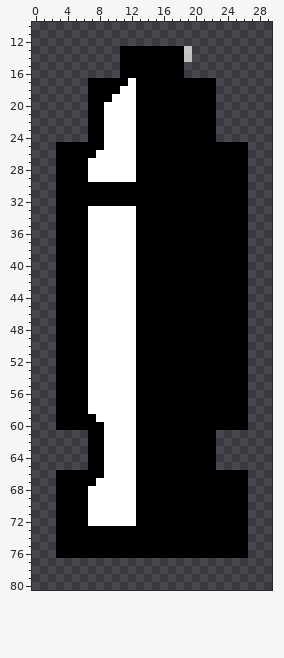
Sprite sheet -- img/BalaCargada.png. Above: the version before the commit.
The file is 32x90 pixels. Shown: x 0..29, y 10..80.
After:
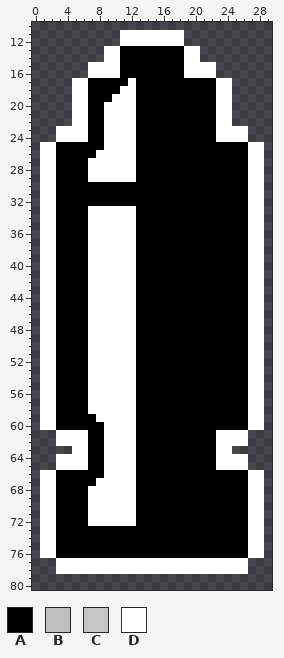
Palette (. is transparent): A #000000  B #c0c0c0  C #c6c6c6  D #ffffff
Changes in this commit:
y 11..12: x 11..18 ........ -> DDDDDDDD
y 13: x 9..10 .. -> DD; x 19..20 C. -> DD
y 14: x 9..10 .. -> DD; x 19..20 B. -> DD
y 15..16: x 7..10 .... -> DDDD; x 19..22 .... -> DDDD
y 17..22: x 5..6 .. -> DD; x 23..24 .. -> DD
y 23..24: x 3..6 .... -> DDDD; x 23..26 .... -> DDDD
y 25..60: x 1..2 .. -> DD; x 27..28 .. -> DD
y 61..62: x 3..6 .... -> DDDD; x 23..26 .... -> DDDD
y 63: x 5..6 .. -> DD; x 23..24 .. -> DD
y 64..65: x 3..6 .... -> DDDD; x 23..26 .... -> DDDD
y 66..76: x 1..2 .. -> DD; x 27..28 .. -> DD
y 77..78: x 3..26 ........................ -> DDDDDDDDDDDDDDDDDDDDDDDD
